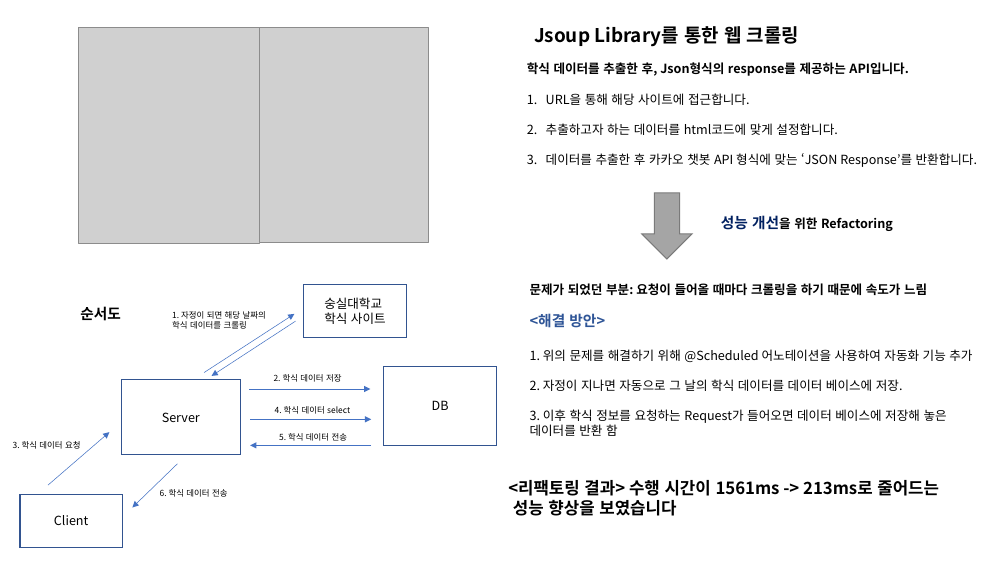
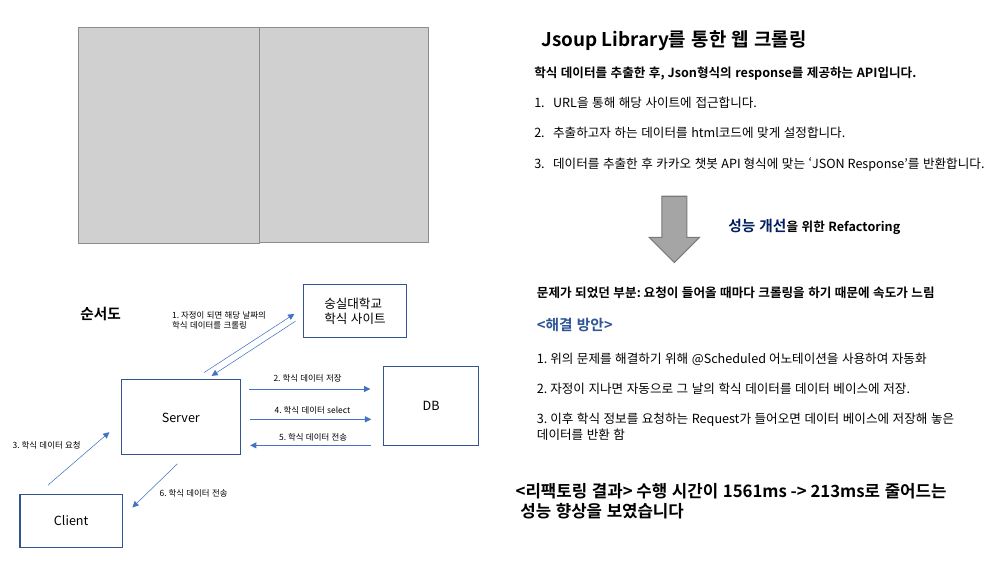
Before and after one commit to ohjinhokor/PortFolio, a slide deck: slide 8 of 오진호 포트폴리오.pptx. Drawn at 1008x567 pixels with LibreOffice and Linux fonts; fonts in the diff are those of the drawing; grey boxes stand for pictures; background and template pictures are left out. Boxes give left, top, right and bottom in pixels: in the first picture for what was removed or moved away, otherwise in the second. Text is boxed around its words. In the diff, an @@ line names an element or a change of style, - is before the commit and + after.

```diff
--- a/오진호 포트폴리오.pptx
+++ b/오진호 포트폴리오.pptx
@@ 3 texts: place and size @@
-3 texts at [527, 23, 977, 231]
+3 texts at [534, 26, 984, 234]
@@ down arrow: place and size @@
-down arrow at [642, 193, 692, 259]
+down arrow at [650, 197, 699, 263]
@@ text at [537, 352, 927, 365]: text changed @@
-1. 위의 문제를 해결하기 위해 @Scheduled 어노테이션을 사용하여 자동화 기능 추가
+1. 위의 문제를 해결하기 위해 @Scheduled 어노테이션을 사용하여 자동화
@@ rectangle "DB": place and size @@
-rectangle "DB" at [383, 367, 497, 445]
+rectangle "DB" at [383, 367, 479, 445]
@@ text "<리팩토링 결과> 수행 시간이 1561ms ...": place and size @@
-text "<리팩토링 결과> 수행 시간이 1561ms ..." at [508, 480, 939, 516]
+text "<리팩토링 결과> 수행 시간이 1561ms ..." at [516, 483, 947, 519]
```
Also in this commit, not shown: 7 other slides changed, 4 other files.
